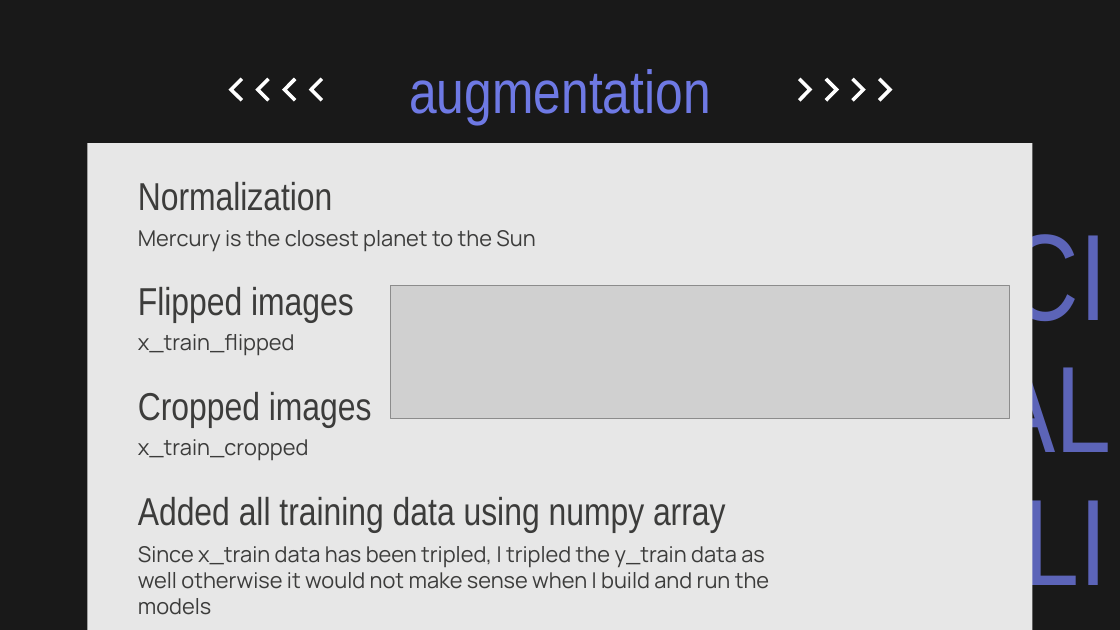
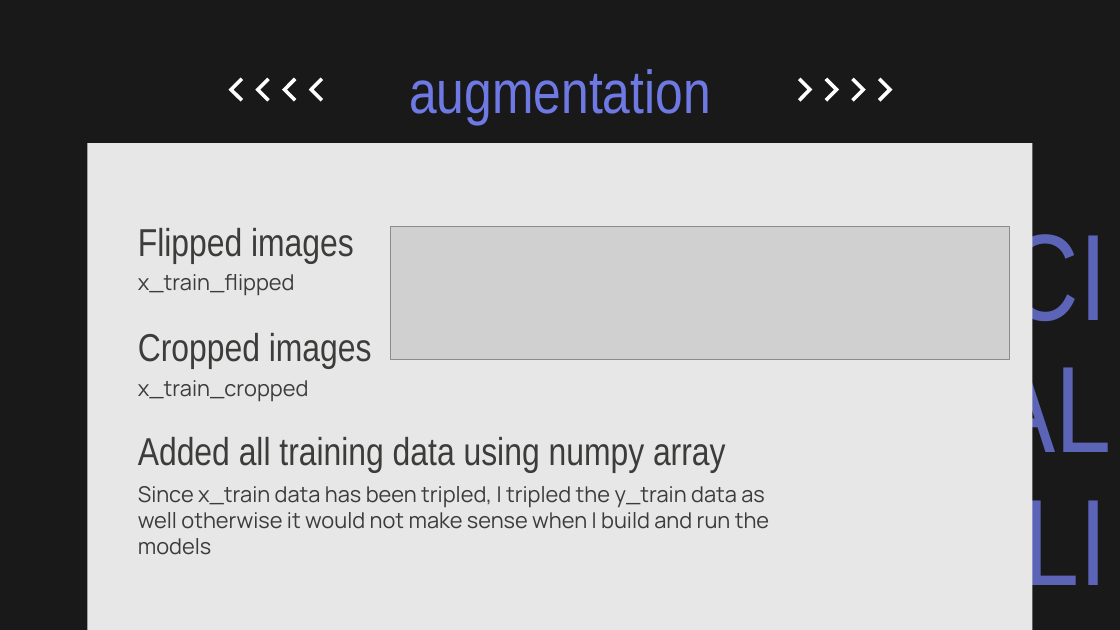
Before and after one commit to Amirrahman19/DeepLearning, a slide deck: slide 12 of CA1/PartA/Fashion Mnsit .pptx. Drawn at 1120x630 pixels with LibreOffice and Linux fonts; fonts in the diff are those of the drawing; grey boxes stand for pictures. Boxes give left, top, right and bottom in pixels: in the first picture for what was removed or moved away, otherwise in the second. Text is boxed around its words. In the diff, an @@ line names an element or a change of style, - is before the commit and + after.

```diff
--- a/CA1/PartA/Fashion Mnsit .pptx
+++ b/CA1/PartA/Fashion Mnsit .pptx
@@ text removed at box(138, 182, 333, 211) @@
-Normalization
@@ text removed at box(138, 230, 535, 251) @@
-Mercury is the closest planet to the Sun
@@ 6 texts, 1 picture: place and size @@
-6 texts, 1 picture at box(138, 286, 1010, 615)
+6 texts, 1 picture at box(138, 226, 1010, 555)
```
Also in this commit, not shown: 17 other files.
